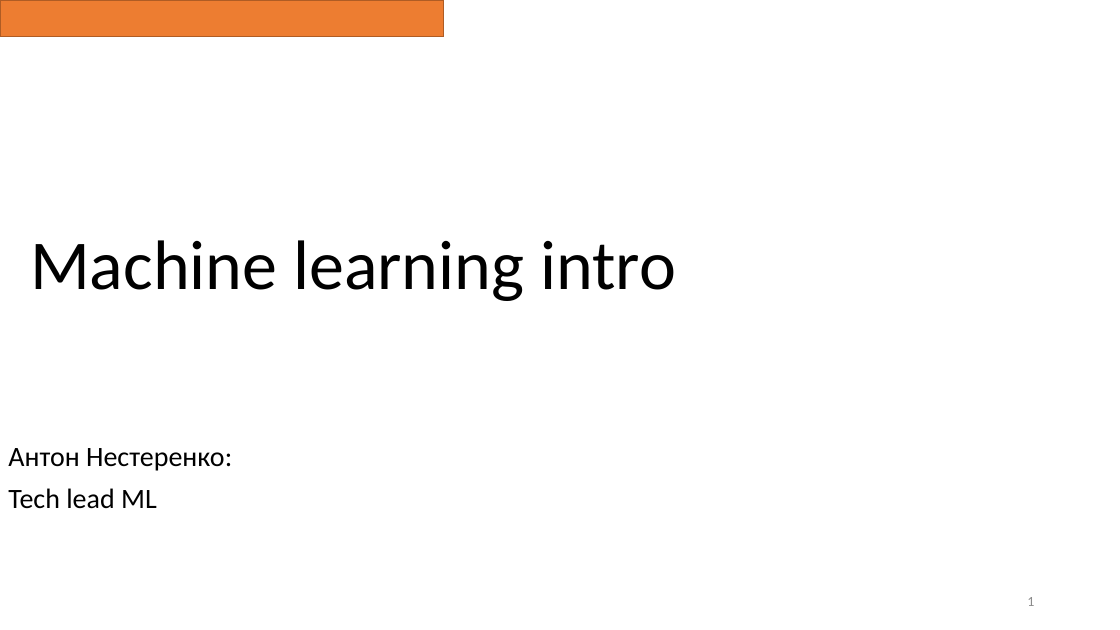
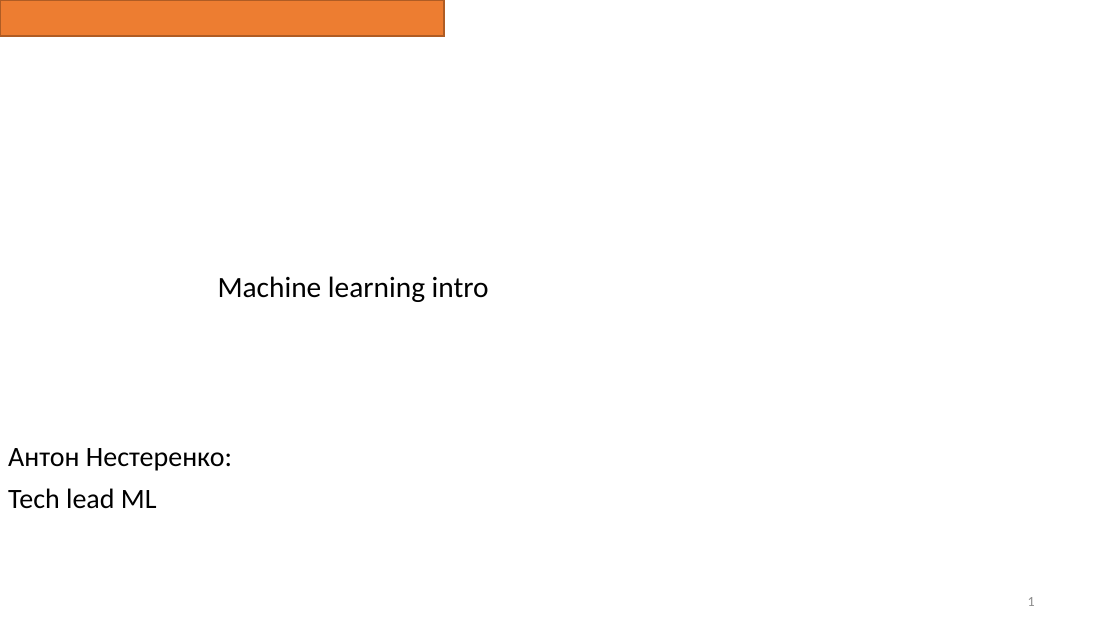
Before and after one commit to IMDxD/MLIsuct, a slide deck: slide 1 of fall2022/lectures/machine_learning_intro.pptx. Drawn at 1120x630 pixels with LibreOffice and Linux fonts; fonts in the diff are those of the drawing. Boxes give left, top, right and bottom in pixels: in the first picture for what was removed or moved away, otherwise in the second. Text is boxed around its words. In the diff, an @@ line names an element or a change of style, - is before the commit and + after.

```diff
--- a/fall2022/lectures/machine_learning_intro.pptx
+++ b/fall2022/lectures/machine_learning_intro.pptx
@@ text "Machine learning intro" at (218, 276, 489, 302): size 60 to 25.2 pt @@
```
Also in this commit, not shown: 12 other slides changed, 1 slide removed, 1 other file.
